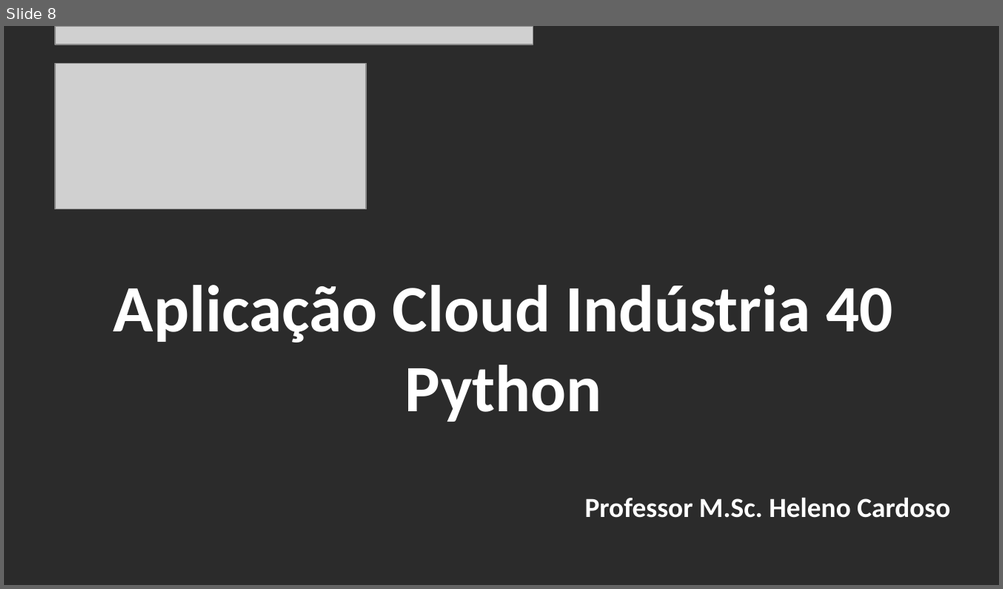
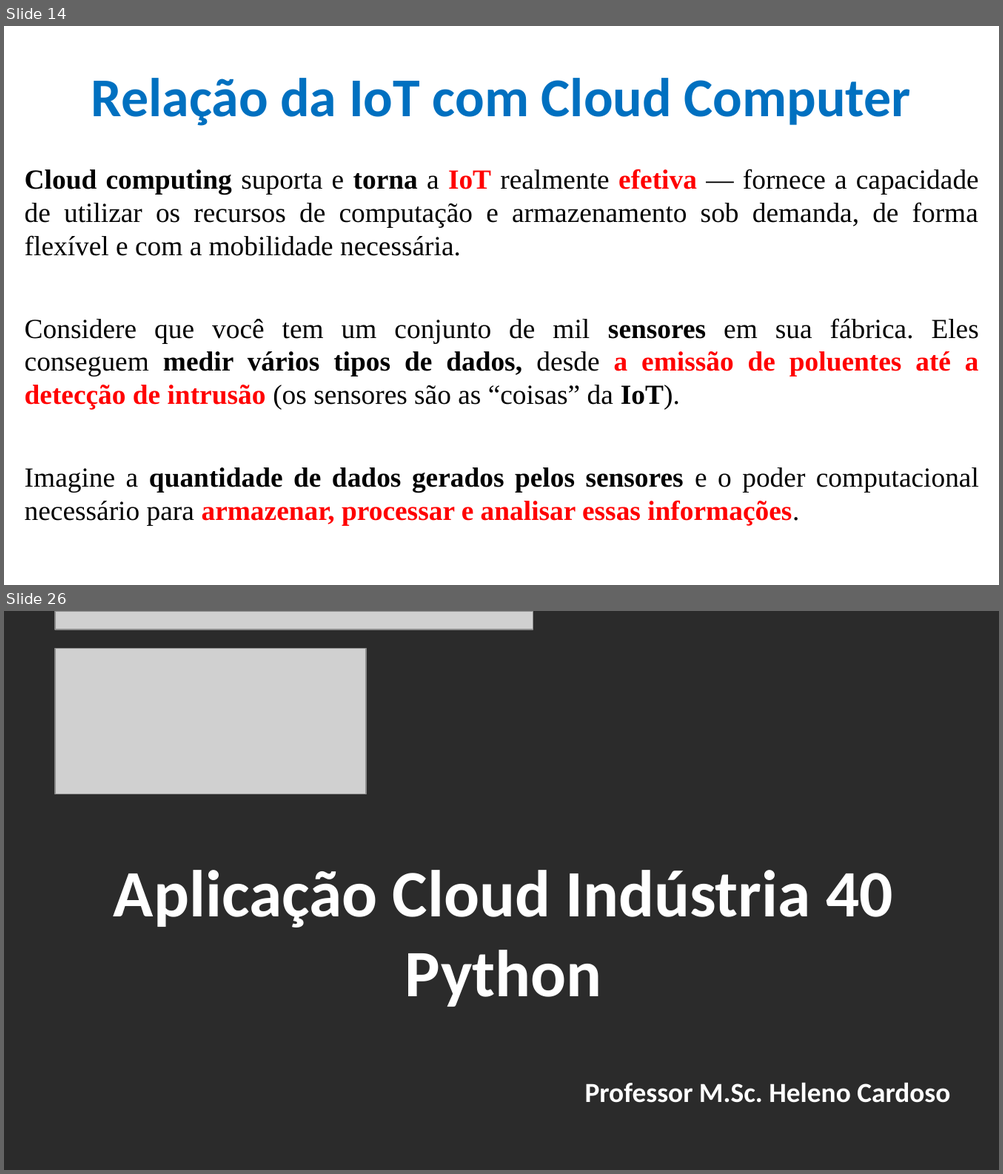
Before and after one commit to CloudEducationBrazil/WydenArea1AplicacaoCloudIndustria40Python, a slide deck: 01 Classes/Aula 09 - Aplicação Cloud Indústria 40 Python IoT - Integração Cloud IoT Características Relevantes.pptx. Shown one above the other, each under a label of ours: slide 8 before the commit, slides 14 and 26 after it; the slides between them are not shown. The pictures are 1003x589 and 1003x1174 pixels, drawn with LibreOffice and Linux fonts; fonts in the diff are those of the drawing; grey boxes stand for pictures; background and template pictures are left out; a plain dark background stands for a picture behind light text. Boxes give left, top, right and bottom in pixels: in the first picture for what was removed or moved away, otherwise in the second. Text is boxed around its words. In the diff, an @@ line names an element or a change of style, - is before the commit and + after.

Commit message:
Aula 09 Cloud IoT Python Indústria 4.0 e Outros 09maio2023

```diff
--- a/01 Classes/Aula 09 - Aplicação Cloud Indústria 40 Python IoT - Integração Cloud IoT Características Relevantes.pptx
+++ b/01 Classes/Aula 09 - Aplicação Cloud Indústria 40 Python IoT - Integração Cloud IoT Características Relevantes.pptx
@@ slide 14 added at (4, 26, 999, 585), background picture (left out) @@
@@ title added at (91, 78, 910, 126), 39.6 pt, text #0070C0, bold @@
+Relação da IoT com Cloud Computer
@@ text added at (25, 169, 979, 526), 20 pt, text #000000 @@
+Cloud computing suporta e torna a IoT realmente efetiva — fornece a capacidade de utilizar os recursos de computação e armazenamento sob demanda, de forma flexível e com a mobilidade necessária.
+Considere que você tem um conjunto de mil sensores em sua fábrica. Eles conseguem medir vários tipos de dados, desde a emissão de poluentes até a detecção de intrusão (os sensores são as “coisas” da IoT).
+Imagine a quantidade de dados gerados pelos sensores e o poder computacional necessário para armazenar, processar e analisar essas informações.
@@ what was slide 8 is now slide 26 @@
```
Also in this commit, not shown: 5 slides changed, 19 other slides added, 2 slides removed, 4 other files.
